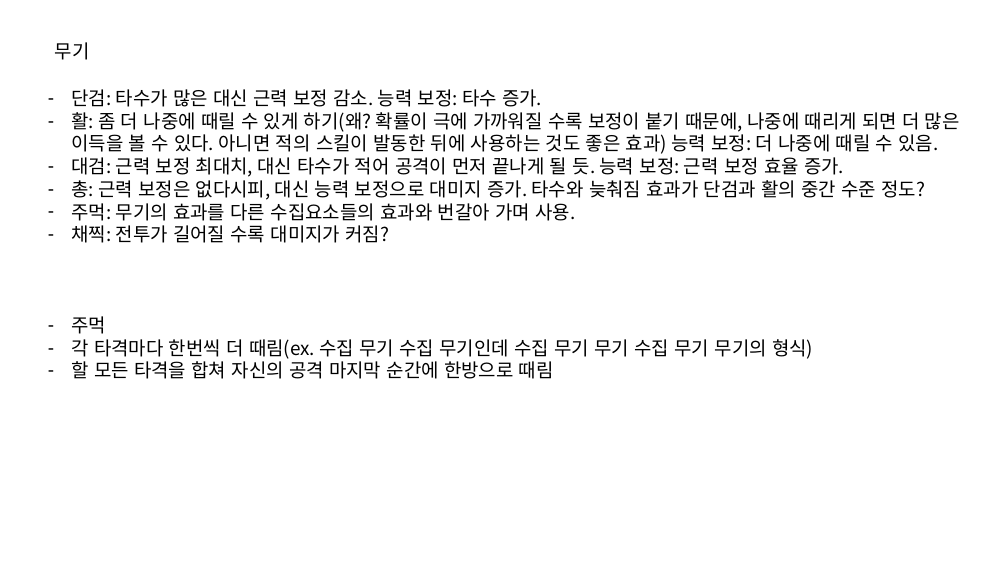
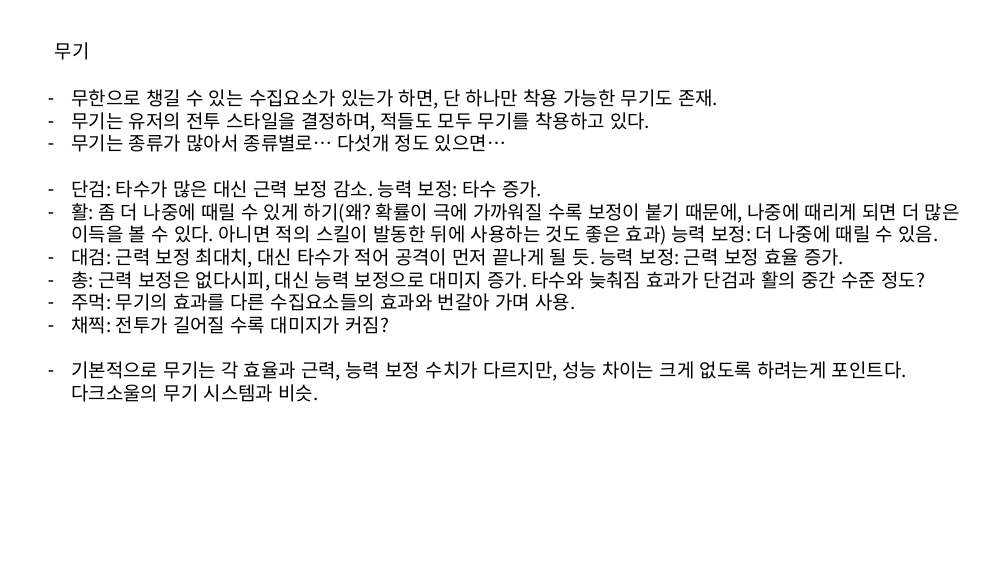
Before and after one commit to IdfKLeh/capstone, a slide deck: slide 4 of 수집요소.pptx. Drawn at 1008x567 pixels with LibreOffice and Linux fonts; fonts in the diff are those of the drawing. Boxes give left, top, right and bottom in pixels: in the first picture for what was removed or moved away, otherwise in the second. Text is boxed around its words. In the diff, an @@ line names an element or a change of style, - is before the commit and + after.

```diff
--- a/수집요소.pptx
+++ b/수집요소.pptx
@@ text at [71,89,718,152]: paragraphs added @@
+– 무한으로 챙길 수 있는 수집요소가 있는가 하면, 단 하나만 착용 가능한 무기도 존재.
+– 무기는 유저의 전투 스타일을 결정하며, 적들도 모두 무기를 착용하고 있다.
+– 무기는 종류가 많아서 종류별로… 다섯개 정도 있으면…
@@ text at [71,361,907,402]: text changed @@
-– 주먹
-– 각 타격마다 한번씩 더 때림(ex. 수집 무기 수집 무기인데 수집 무기 무기 수집 무기 무기의 형식)
-– 할 모든 타격을 합쳐 자신의 공격 마지막 순간에 한방으로 때림
+– 기본적으로 무기는 각 효율과 근력, 능력 보정 수치가 다르지만, 성능 차이는 크게 없도록 하려는게 포인트다. 다크소울의 무기 시스템과 비슷.
```
Also in this commit, not shown: 1 other slide changed, 6 slides added, 4 other files.
